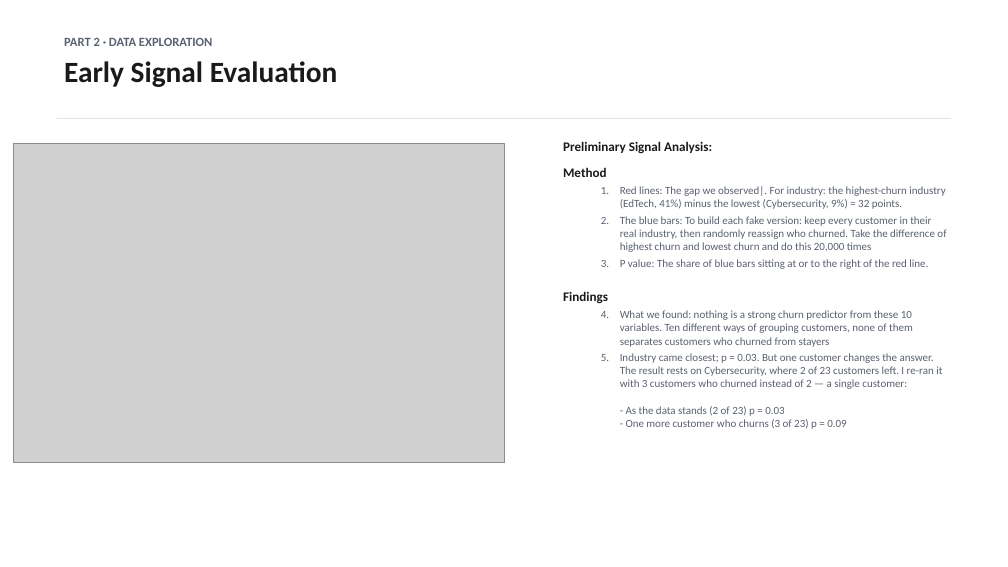
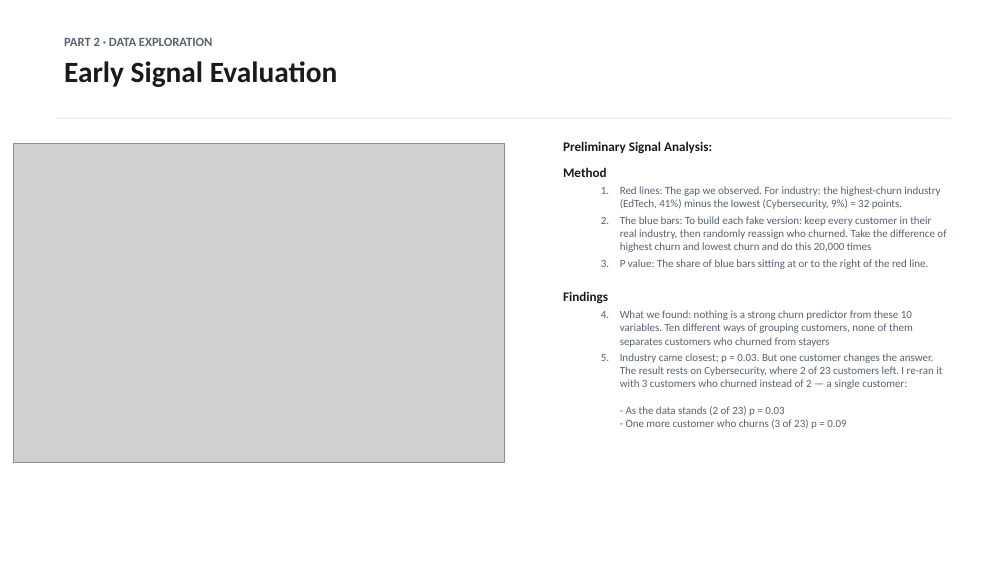
Before and after one commit to dmitriyratu/avepoint-churn-case-study, a slide deck: slide 8 of outputs/decks/AvePoint_Case_Study.pptx. Drawn at 1008x567 pixels with LibreOffice and Linux fonts; fonts in the diff are those of the drawing; grey boxes stand for pictures. Boxes give left, top, right and bottom in pixels: in the first picture for what was removed or moved away, otherwise in the second. Text is boxed around its words. In the diff, an @@ line names an element or a change of style, - is before the commit and + after.

Commit message:
Enhance presentation materials with new insights and visual updates
- Updated `build_new_slides.py` to include new recommendations on customer churn analysis, emphasizing the importance of calling at-risk customers and the ineffectiveness of ranking.
- Introduced new figures in `fig_breakeven_html.py`, `fig_tenure_null_html.py`, and `fig_what_to_do_html.py` to visually represent key findings and recommendations.
- Revised HTML outputs to improve clarity and presentation of data, ensuring alignment with the latest insights.
- Updated `AvePoint_Case_Study.pptx` to reflect these changes, enhancing the overall quality and effectiveness of the presentation.

These modifications aim to provide a more comprehensive understanding of customer retention strategies and improve the visual communication of findings.

```diff
--- a/outputs/decks/AvePoint_Case_Study.pptx
+++ b/outputs/decks/AvePoint_Case_Study.pptx
@@ text at <box>620,186,940,209</box>: text changed @@
-  1. Red lines: The gap we observed|. For industry: the highest-churn industry (EdTech, 41%) minus the lowest (Cybersecurity, 9%) = 32 points.
+  1. Red lines: The gap we observed. For industry: the highest-churn industry (EdTech, 41%) minus the lowest (Cybersecurity, 9%) = 32 points.
```
Also in this commit, not shown: 4 other slides changed, 2 slides removed, 13 other files.
